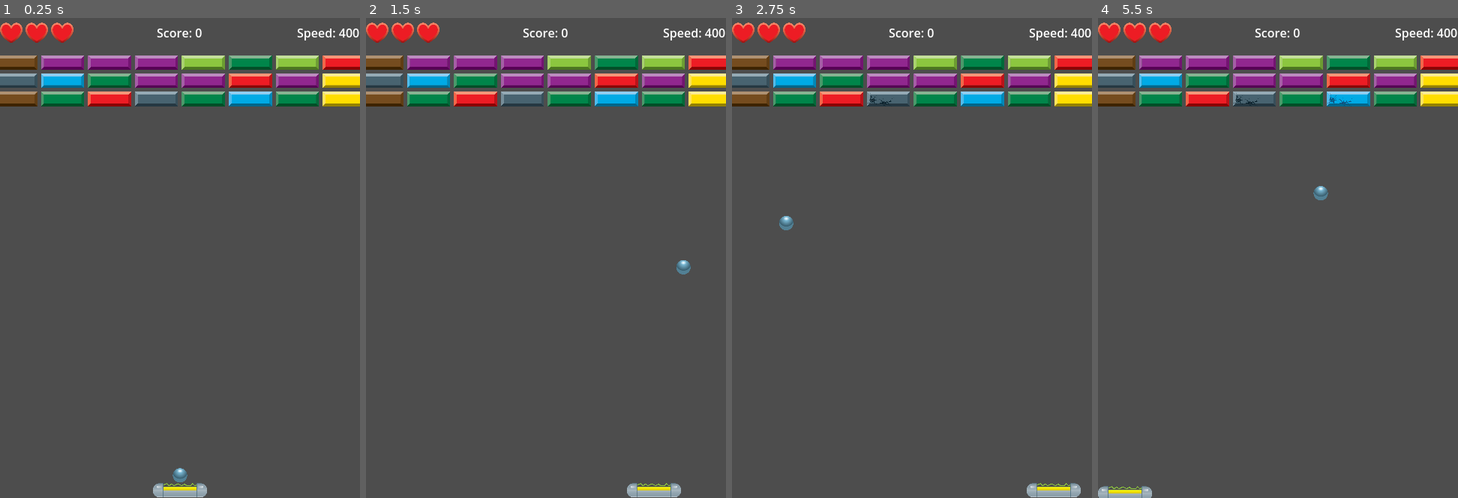
Above: before the commit, frames 1-4 (left to right).
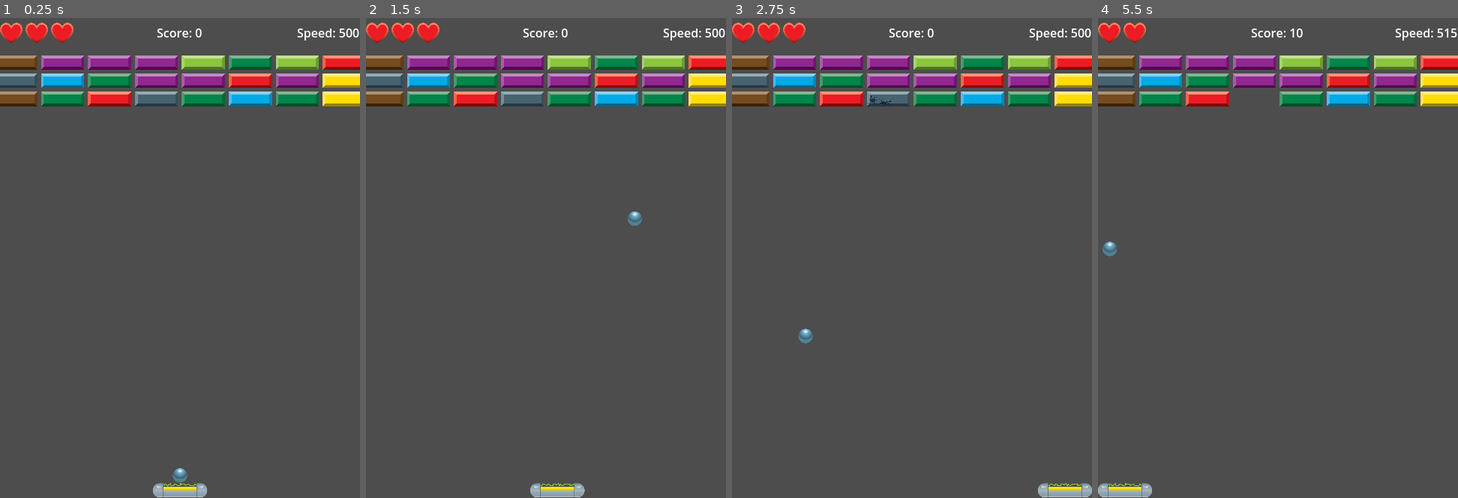
Above: after the commit, the same moments.

Repository: GiovanniCst/breakout
Game: Godot game, scene res://main.tscn
The game is run twice, just before and just after one commit, with the same random seed, the same clock (stepped at 60 frames per second) and the same inputs.
Inputs:
- Up to frame 1 (0.25 s): no input
- Up to frame 2 (1.5 s): tap Enter (launch) at 0.5, 0.6, 1.35 s; hold Right (move_right) 0.53-1.28 s; hold Left (move_left) from 1.28 s (still down)
- Up to frame 3 (2.75 s): release Left (move_left) at 2.03 s; hold Right (move_right) from 2.03 s (still down); tap Enter (launch) at 2.1 s
- Up to frame 4 (5.5 s): tap Enter (launch) every 0.75 s from 2.85 to 5.1 s; release Right (move_right) at 3.53 s; hold Left (move_left) from 3.53 s (still down)

The runs differ from the first frame. In frame 1, less than 0.1% of the frame differs, in the area x 45-97%, y 2-98%; in frame 2, 1.0%; in frame 3, 0.5%; in frame 4, 1.3%, in the area x 0-100%, y 0-100%.

Commit message:
Implement paddle animation and fix related issues

Diff:
--- a/main.tscn
+++ b/main.tscn
@@ -50,6 +50,7 @@
 
 [node name="Paddle" parent="." instance=ExtResource("1_ig7tw")]
 position = Vector2(240, 629.8)
+speed_increment_rate = 2.5
 
 [node name="Ball" parent="." instance=ExtResource("3_1bvp3")]
 position = Vector2(240, 609.876)
--- a/paddle.tscn
+++ b/paddle.tscn
@@ -1,20 +1,41 @@
-[gd_scene load_steps=4 format=3 uid="uid://cijubsku4408n"]
+[gd_scene load_steps=7 format=3 uid="uid://cijubsku4408n"]
 
 [ext_resource type="Texture2D" uid="uid://dvk561dpnaceg" path="res://assets/PNG/50-Breakout-Tiles.png" id="1_0sbc1"]
 [ext_resource type="Script" uid="uid://di71bhh8sunsa" path="res://scripts/paddle.gd" id="2_script"]
+[ext_resource type="Texture2D" uid="uid://d31q0l1owslq2" path="res://assets/PNG/51-Breakout-Tiles.png" id="3_2bcmx"]
+[ext_resource type="Texture2D" uid="uid://d4c4pnf0cmaqx" path="res://assets/PNG/52-Breakout-Tiles.png" id="4_3v6fg"]
+
+[sub_resource type="SpriteFrames" id="SpriteFrames_dwo56"]
+animations = [{
+"frames": [{
+"duration": 1.0,
+"texture": ExtResource("1_0sbc1")
+}, {
+"duration": 1.0,
+"texture": ExtResource("3_2bcmx")
+}, {
+"duration": 1.0,
+"texture": ExtResource("4_3v6fg")
+}],
+"loop": true,
+"name": &"default",
+"speed": 5.0
+}]
 
 [sub_resource type="CapsuleShape2D" id="CapsuleShape2D_tbytw"]
-radius = 666.667
+radius = 1000.0
 height = 4800.0
 
 [node name="Paddle" type="CharacterBody2D"]
 script = ExtResource("2_script")
 
-[node name="Sprite2D" type="Sprite2D" parent="."]
+[node name="Sprite2D" type="AnimatedSprite2D" parent="."]
 scale = Vector2(0.15, 0.15)
-texture = ExtResource("1_0sbc1")
+sprite_frames = SubResource("SpriteFrames_dwo56")
+frame_progress = 0.649567
 
 [node name="CollisionShape2D" type="CollisionShape2D" parent="."]
+position = Vector2(2.50111e-12, 7)
 rotation = 1.5708
 scale = Vector2(0.015, 0.015)
 shape = SubResource("CapsuleShape2D_tbytw")
--- a/project.godot
+++ b/project.godot
@@ -13,6 +13,7 @@
 config/name="Breakout"
 run/main_scene="uid://c4b2i4y81rrjq"
 config/features=PackedStringArray("4.4", "GL Compatibility")
+run/max_fps=60
 config/icon="res://icon.svg"
 
 [autoload]
@@ -24,6 +25,7 @@
 window/size/viewport_width=480
 window/size/viewport_height=640
 window/stretch/mode="canvas_items"
+window/vsync/vsync_mode=0
 
 [input]
 
--- a/scripts/game_manager.gd
+++ b/scripts/game_manager.gd
@@ -8,8 +8,8 @@
 
 # Ball Acceleration
 var destroyed_bricks_count = 0
-var ball_acceleration_rate = 1.0 # Initial acceleration rate
-var base_ball_speed = 400 # Initial ball speed, moved from ball.gd
+var ball_acceleration_rate = 15.0 # Initial acceleration rate
+var base_ball_speed = 500 # Initial ball speed, moved from ball.gd
 
 # Game Signals
 signal score_updated(new_score)
--- a/scripts/main.gd
+++ b/scripts/main.gd
@@ -107,7 +107,7 @@
 
 			ball.reset()
 			# Reposition ball above paddle, adjust offset for better placement
-			ball.global_position = paddle.global_position + Vector2(0, -30) # Adjusted offset
+			ball.global_position = paddle.global_position + Vector2(0, -18) # Adjusted offset
 			# Pass paddle reference to the ball again after reset
 			ball.set_paddle_reference(paddle)
 		else:
--- a/scripts/paddle.gd
+++ b/scripts/paddle.gd
@@ -1,13 +1,27 @@
 extends CharacterBody2D
 
 @export var speed = 300
+@export var speed_increment_rate = 0.001 # Adjust this value to control how fast speed increases
+var initial_y_position: float
+var current_speed_multiplier = 1.0
+@onready var animated_sprite = $Sprite2D
 
-func _physics_process(_delta):
+func _ready():
+	initial_y_position = global_position.y
+	animated_sprite.play("default") # Start playing the animation by default
+
+func _physics_process(delta):
 	var direction = Input.get_axis("move_left", "move_right")
+
 	if direction:
-		velocity.x = direction * speed
+		current_speed_multiplier += speed_increment_rate * delta
+		velocity.x = direction * speed * current_speed_multiplier
 	else:
-		velocity.x = move_toward(velocity.x, 0, speed)
+		velocity.x = move_toward(velocity.x, 0, speed * current_speed_multiplier)
+		current_speed_multiplier = 1.0 # Reset multiplier when paddle stops
+
 	velocity.y = 0 # Prevent vertical movement
 
 	move_and_slide()
+
+	global_position.y = initial_y_position # Strictly maintain vertical position
